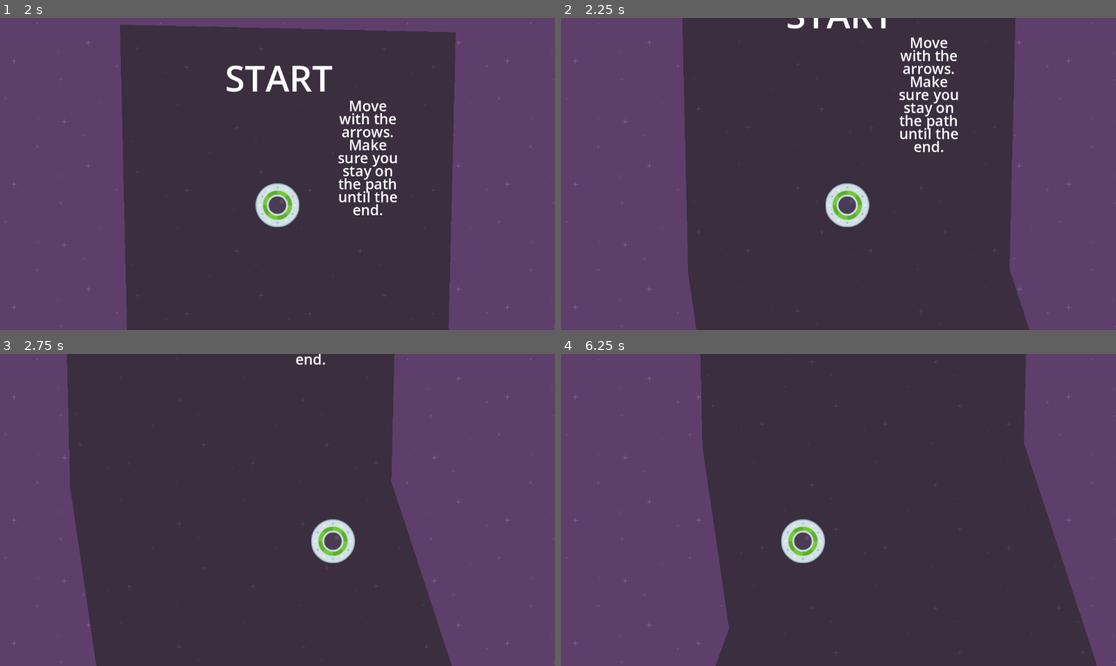
Above: before the commit, frames 1-4 (two rows, left to right).
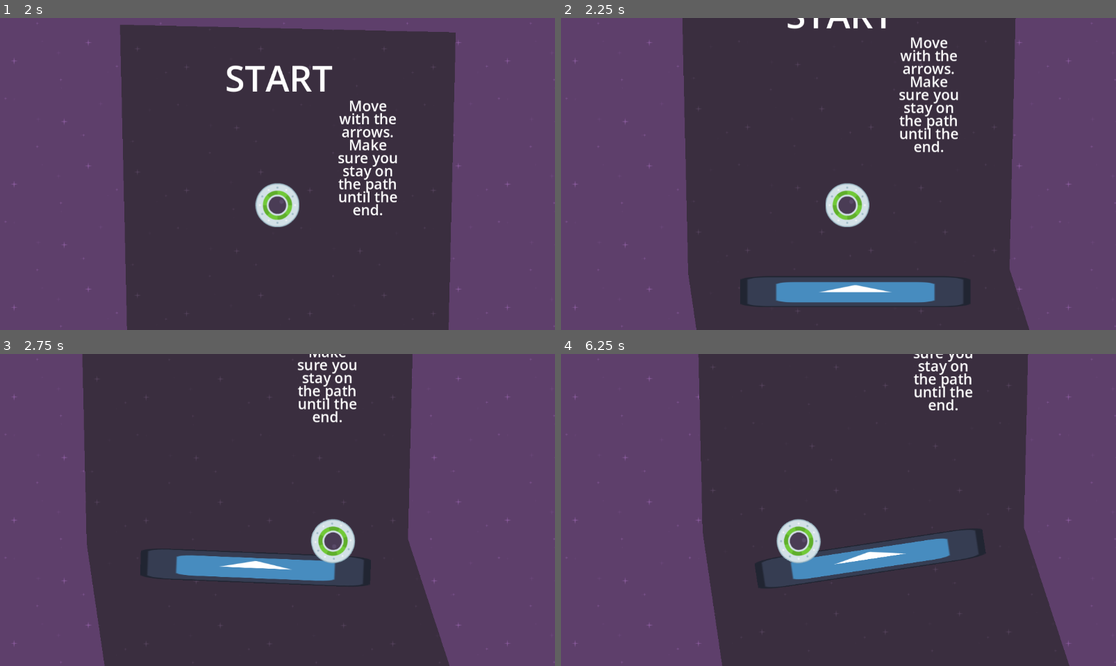
Above: after the commit, the same moments.

Repository: LudoMelis/SpeedySaucer
Game: Godot game, scene res://level_1.tscn
Two runs of this game, one before a commit and one after it. Both use one fixed random seed, a clock stepped at 60 frames per second and the inputs below. The engine's default icon, where the game draws it, is replaced by a stand-in: a white triangle on a blue panel in a dark square.
Inputs:
- Up to frame 1 (2 s): tap Enter at 0.5 s; hold Right (Right) 0.53-1.28 s; hold Down (Down) from 1.28 s (still down)
- Up to frame 2 (2.25 s): release Down (Down) at 2.03 s; hold Right (Right) from 2.03 s (still down)
- Up to frame 3 (2.75 s): keep holding Right (Right)
- Up to frame 4 (6.25 s): release Right (Right) at 2.78 s; hold Up (Up) 2.78-3.53 s; hold Left (Left) 3.53-5.03 s; hold Down (Down) 5.03-5.78 s; hold Right (Right) from 5.78 s (still down)

Frame 1 is identical in both runs. In frame 2, 2.1% of the frame differs, in the area x 32-74%, y 82-93%; in frame 3, 7.0%; in frame 4, 7.7%, in the area x 24-97%, y 0-100%.

Commit message:
Implements obstacle behavior

Diff:
--- a/level.gd
+++ b/level.gd
@@ -7,5 +7,6 @@
 
 
 func _on_maze_body_exited(body):
-	print("Out")
-	get_tree().reload_current_scene()
+	print("ObjectOut")
+	if (body.name == "Player"):
+		get_tree().reload_current_scene()
--- a/level_1.tscn
+++ b/level_1.tscn
@@ -1,9 +1,10 @@
-[gd_scene load_steps=8 format=3 uid="uid://cb7sxkl7usjbc"]
+[gd_scene load_steps=9 format=3 uid="uid://cb7sxkl7usjbc"]
 
 [ext_resource type="Texture2D" uid="uid://djciuyxgitco2" path="res://purple.png" id="1_ym40x"]
 [ext_resource type="Script" path="res://level.gd" id="1_yxglj"]
 [ext_resource type="PackedScene" uid="uid://blnbtnxsi056x" path="res://player.tscn" id="2_f24r4"]
 [ext_resource type="PackedScene" uid="uid://b6x5qsqvct04n" path="res://maze.tscn" id="4_g1sd3"]
+[ext_resource type="PackedScene" uid="uid://dm3537itlkm35" path="res://obstacle.tscn" id="5_k2po3"]
 
 [sub_resource type="SystemFont" id="SystemFont_akhql"]
 
@@ -80,4 +81,7 @@
 z_index = 1
 position = Vector2(104, 67)
 
+[node name="Obstacle" parent="." instance=ExtResource("5_k2po3")]
+position = Vector2(613, 754)
+
 [connection signal="body_exited" from="Maze" to="." method="_on_maze_body_exited"]
--- /dev/null
+++ b/obstacle.tscn
@@ -0,0 +1,18 @@
+[gd_scene load_steps=3 format=3 uid="uid://dm3537itlkm35"]
+
+[ext_resource type="Texture2D" uid="uid://cojcmjbkxplyg" path="res://icon.svg" id="1_868qh"]
+
+[sub_resource type="RectangleShape2D" id="RectangleShape2D_hpq3i"]
+size = Vector2(468, 56)
+
+[node name="Obstacle" type="RigidBody2D"]
+z_index = 1
+mass = 10.0
+gravity_scale = 0.0
+
+[node name="Sprite2D" type="Sprite2D" parent="."]
+scale = Vector2(3.73438, 0.5)
+texture = ExtResource("1_868qh")
+
+[node name="CollisionShape2D" type="CollisionShape2D" parent="."]
+shape = SubResource("RectangleShape2D_hpq3i")
